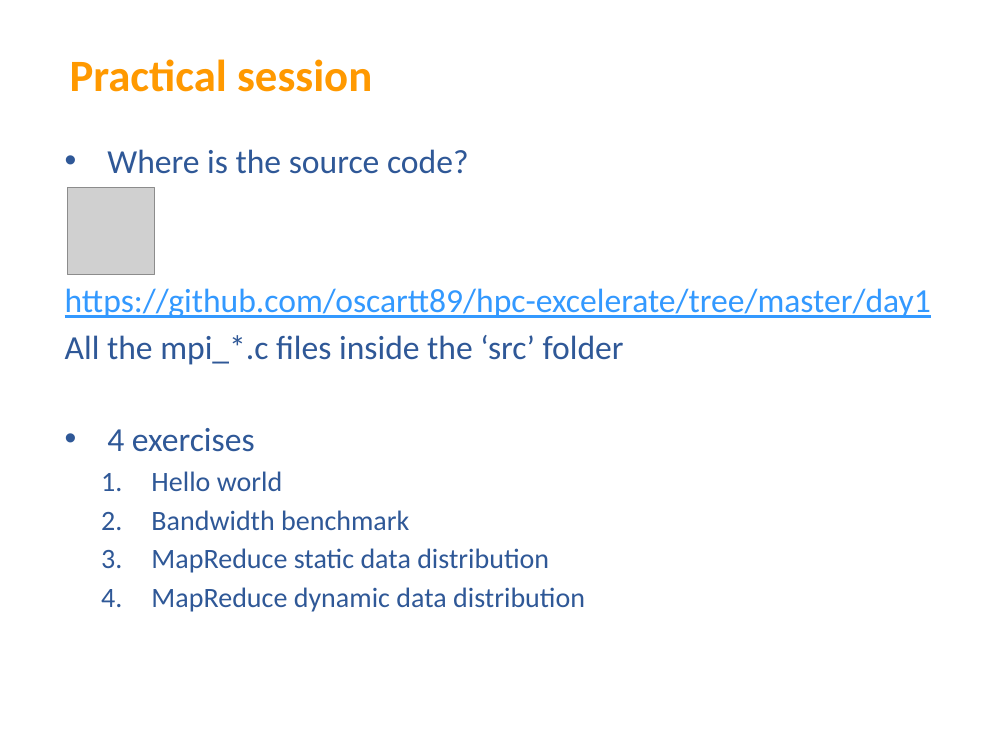
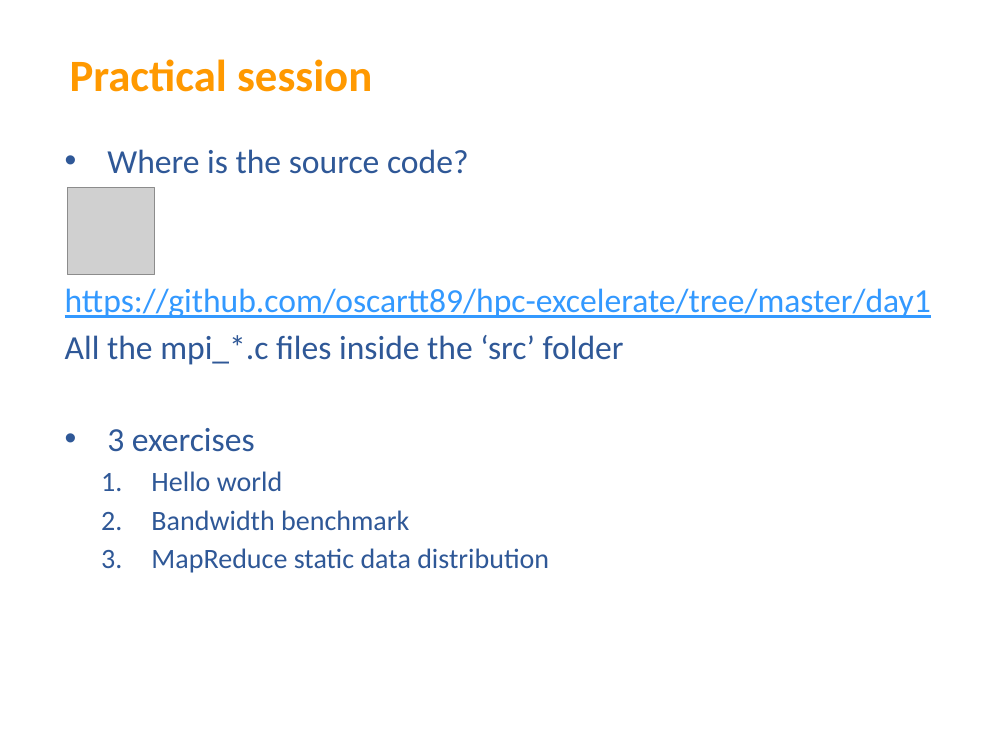
Before and after one commit to otorreno/hpc-excelerate, a slide deck: slide 24 of day1/slides/05_MPI.pptx. Drawn at 1008x756 pixels with LibreOffice and Linux fonts; fonts in the diff are those of the drawing; grey boxes stand for pictures; background and template pictures are left out. Boxes give left, top, right and bottom in pixels: in the first picture for what was removed or moved away, otherwise in the second. Text is boxed around its words. In the diff, an @@ line names an element or a change of style, - is before the commit and + after.

```diff
--- a/day1/slides/05_MPI.pptx
+++ b/day1/slides/05_MPI.pptx
@@ text at bbox=[107, 428, 255, 452]: text changed @@
-• 4 exercises
+• 3 exercises
@@ text at bbox=[151, 587, 585, 612]: paragraph removed @@
-  4. MapReduce dynamic data distribution
```
Also in this commit, not shown: 2 other slides changed, 12 other files.
